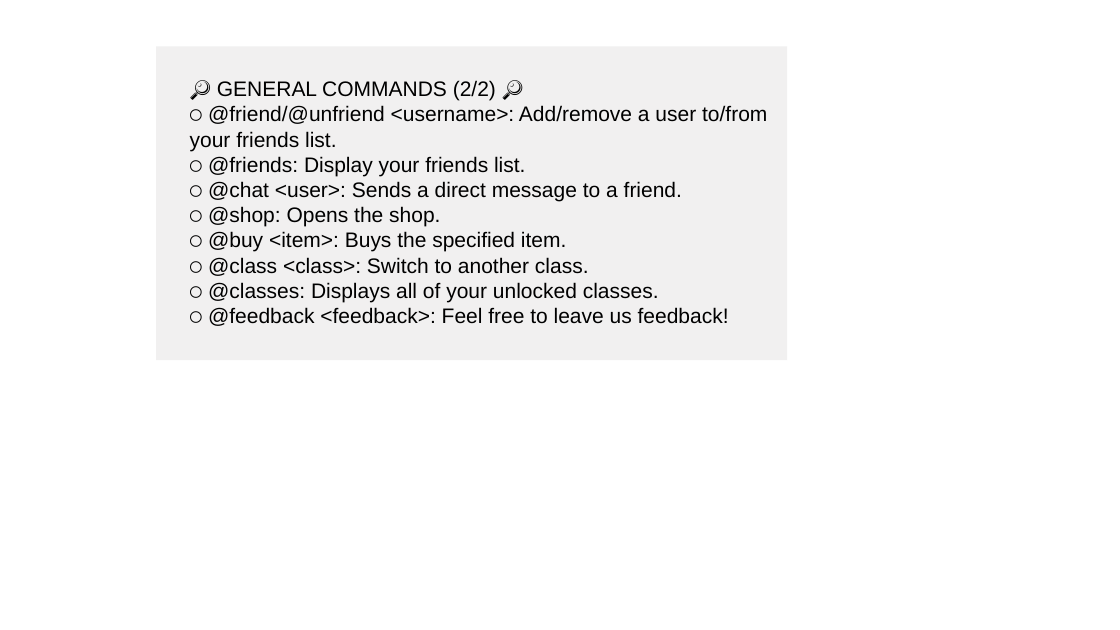
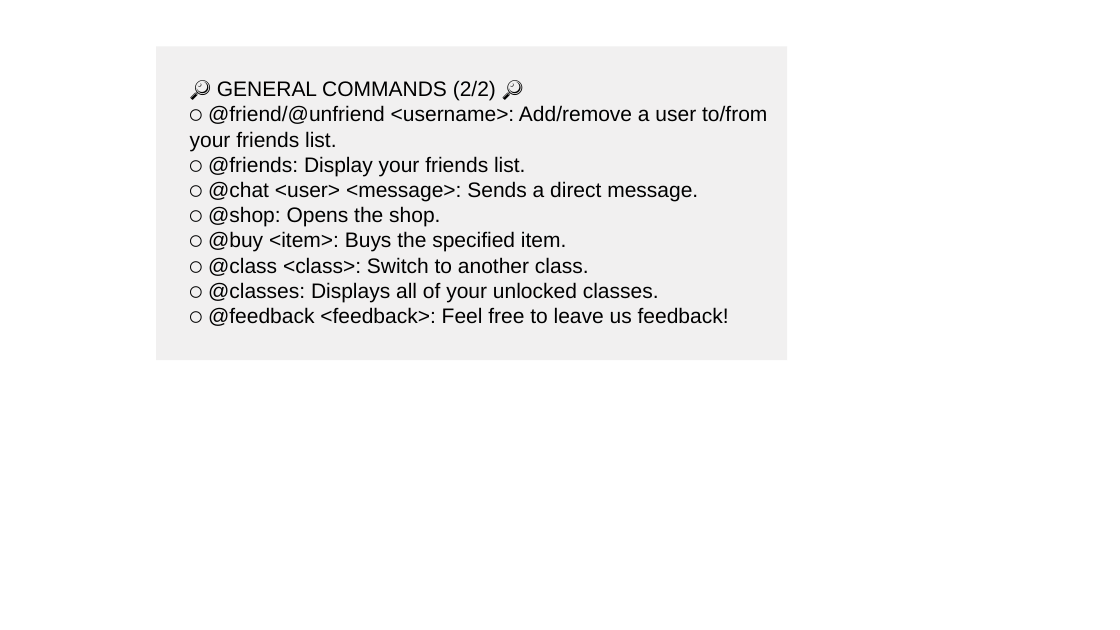
Before and after one commit to jeffjc97/The-Arena-Game, a slide deck: slide 2 of img/commands.pptx. Drawn at 1120x630 pixels with LibreOffice and Linux fonts; fonts in the diff are those of the drawing. Boxes give left, top, right and bottom in pixels: in the first picture for what was removed or moved away, otherwise in the second. Text is boxed around its words. In the diff, an @@ line names an element or a change of style, - is before the commit and + after.

```diff
--- a/img/commands.pptx
+++ b/img/commands.pptx
@@ text in rectangle at bbox=[208, 181, 698, 201]: text changed @@
-⚪ @chat <user>: Sends a direct message to a friend.
+⚪ @chat <user> <message>: Sends a direct message.
```
Also in this commit, not shown: 2 other files.
